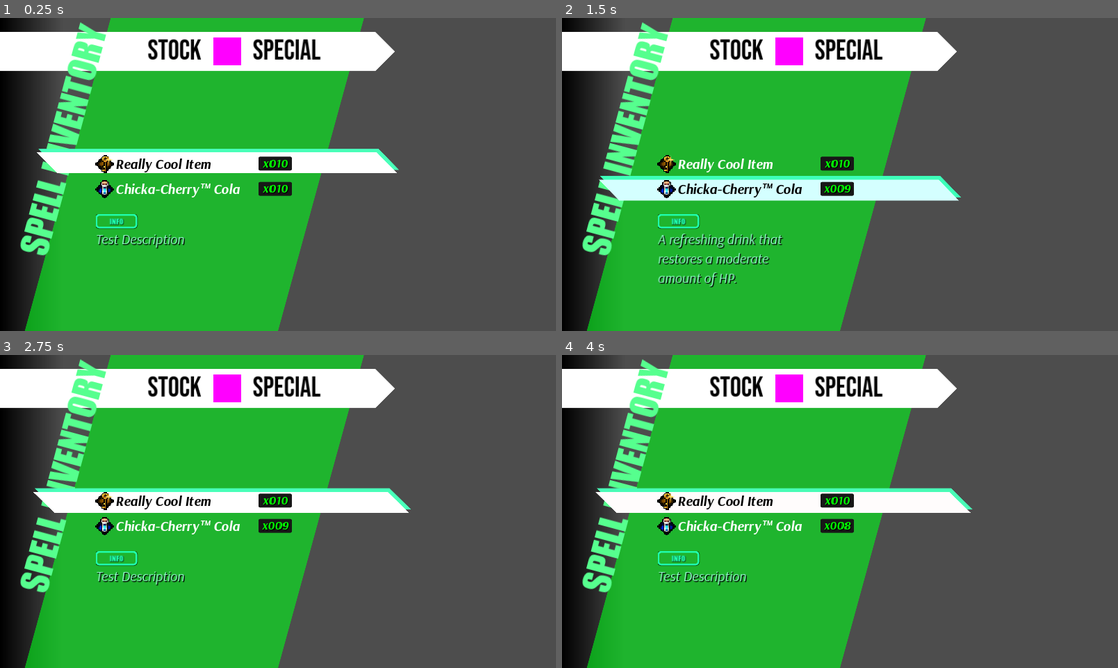
Above: before the commit, frames 1-4 (two rows, left to right).
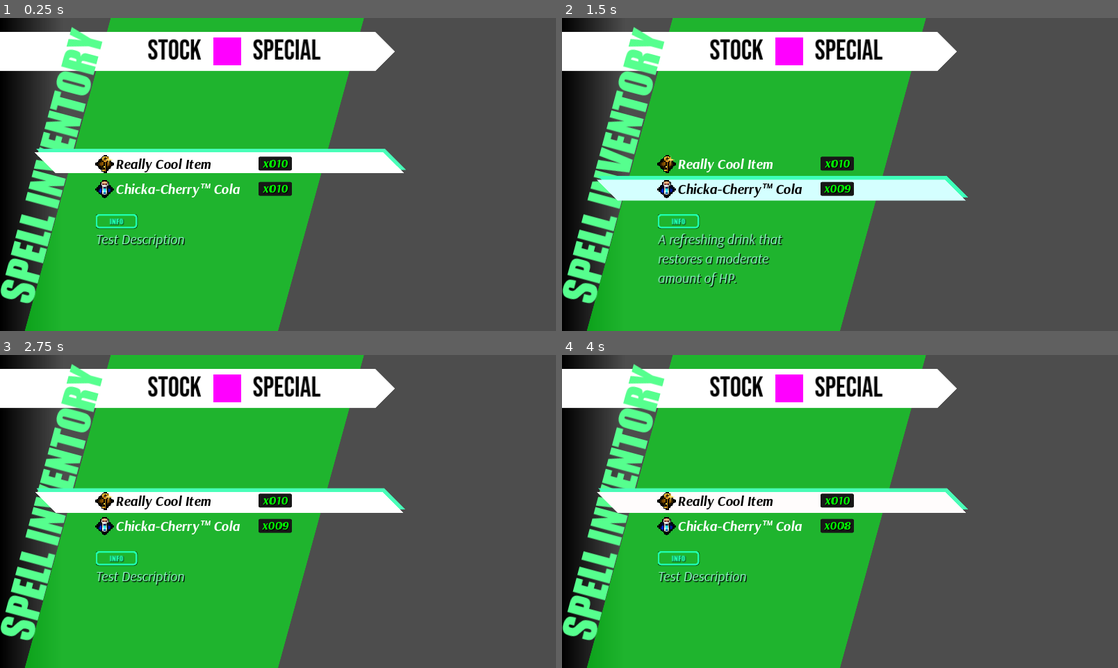
Above: after the commit, the same moments.

Repository: btarg/GodotRPG
Game: Godot game, scene res://Assets/ui.tscn
Same seed, same stepped clock (60 frames per second), same inputs: the game is played once before the commit and once after it.
Inputs:
- Up to frame 1 (0.25 s): no input
- Up to frame 2 (1.5 s): click "Really Cool Item" at 0.5 s; click "Chicka-Cherry™️ Cola" at 1.25 s
- Up to frame 3 (2.75 s): click "Really Cool Item" at 2 s
- Up to frame 4 (4 s): click "Chicka-Cherry™️ Cola" at 2.75 s; click "Really Cool Item" at 3.5 s

The runs differ from the first frame. In frame 1, 3.7% of the frame differs, in the area x 0-73%, y 1-92%; in frame 2, 3.7%; in frame 3, 3.7%; in frame 4, 3.7%.

Commit message:
caching

Diff:
--- a/Assets/InventoryMenuManager.gd
+++ b/Assets/InventoryMenuManager.gd
@@ -15,7 +15,15 @@
 var empty_string := "- NO ITEMS IN INVENTORY -"
 
 @onready var item_inventory := Inventory.new()
-@onready var select_panel := $SelectPanel as Panel
+@onready var select_panel := %SelectPanel as Panel
+@onready var item_description := %item_description as Label
+@onready var inventory_elements := %InventoryElements as VBoxContainer
+
+# Cache sounds
+@onready var hover_sound := $hover_sound as AudioStreamPlayer
+@onready var click_sound := $click_sound as AudioStreamPlayer
+@onready var denied_sound := $denied_sound as AudioStreamPlayer
+@onready var inventory_use_sound := $inventory_use_sound as AudioStreamPlayer
 
 func _ready() -> void:
     # Disable the select select_panel by default
@@ -28,33 +36,34 @@
     item_inventory.add_item(test_item, 10)
     item_inventory.add_item(test_item2, 10)
 
-func test() -> void:
-    print("Hello from InventoryMenuManager")
-
-func _physics_process(delta) -> void:
-    # lerp the select_panel color back to white for when we change colour on select
-    select_panel.self_modulate = select_panel.self_modulate.lerp(Color.WHITE, 0.15)
-
+func _physics_process(_delta) -> void:
     if selected_button:
         var selected_y := roundf(selected_button.global_position.y)
         var panel_y := roundf(select_panel.global_position.y)
 
+        # lerp the select_panel color back to white for when we change colour on select
+        select_panel.self_modulate = select_panel.self_modulate.lerp(Color.WHITE, 0.15)
+
         if selected_y == panel_y:
             is_moving = false
 
-            # slowly pulse
-            select_panel.scale = Vector2(1.0 + sin(Time.get_ticks_msec() * 0.01) * 0.025, 1.0)
+            # slowly pulse using lerp for smoother transition
+            var pulse_scale := 1.0 + sin(Time.get_ticks_msec() * 0.01) * 0.025
+            select_panel.scale = select_panel.scale.lerp(Vector2(pulse_scale, 1.0), 0.1)
         else:
             is_moving = true
 
             var target_y: float = selected_y - panel_y
             # Move the select select_panel towards the selected button
             select_panel.global_position.y += target_y * 0.25
+
+            # lerp the select select_panel scale to 1.0 quickly
+            select_panel.scale = select_panel.scale.lerp(Vector2(1.0, 1.0), 0.25)
     else:
         # Move offscreen
         select_panel.global_position.y = -1000
         is_moving = false
-        %item_description.text = empty_string
+        item_description.text = empty_string
 
 # recursively get all children that are buttons of the root node
 func _get_button_children(root_node: Node) -> Array:
@@ -73,12 +82,12 @@
 
 func _handleButtonFocus(button: Button) -> void:
     button.grab_focus()
-    %item_description.text = item_inventory.get_item(button.name).item_description
+    item_description.text = item_inventory.get_item(button.name).item_description
     # Check if the button is already focused
     if selected_button == button:
         return
     selected_button = button
-    $hover_sound.play()
+    hover_sound.play()
 
 func update_inventory(item: BaseInventoryItem, count: int, is_new_item: bool) -> void:
     print("Updating item_inventory: " + item.item_name + " x" + str(count))
@@ -90,7 +99,7 @@
 
 func remove_item_button(item: BaseInventoryItem) -> void:
     var button = item_button_map[item.item_id]
-    %InventoryElements.remove_child(button)
+    inventory_elements.remove_child(button)
     item_button_map.erase(item.item_id)
     # If the removed button was the selected button,
     # try to focus the next button in the list or
@@ -120,7 +129,7 @@
         # Set count label for new item
         _update_count_label(new_button, count)
 
-        %InventoryElements.add_child(new_button)
+        inventory_elements.add_child(new_button)
         item_button_map[item.item_id] = new_button
 
         # Connect signals for the new button
@@ -150,17 +159,17 @@
     if status == BaseInventoryItem.UseStatus.CONSUMED_HP or status == BaseInventoryItem.UseStatus.CONSUMED_MP:
         print("Item consumed")
         item_inventory.remove_item(item_id, 1)
-        $inventory_use_sound.set_stream(item.get_use_sound())
-        $inventory_use_sound.play()
+        inventory_use_sound.set_stream(item.get_use_sound())
+        inventory_use_sound.play()
         _flash_select_panel(true)
 
     elif status == BaseInventoryItem.UseStatus.CANNOT_USE:
         print("Item cannot be used")
-        $denied_sound.play()
+        denied_sound.play()
         _flash_select_panel(false)
     elif status == BaseInventoryItem.UseStatus.EQUIPPED:
         print("Item equipped")
-        $click_sound.play()
+        click_sound.play()
         _flash_select_panel(true)
 
 func _flash_select_panel(success: bool = true) -> void:
--- a/Assets/Themes/theme.tres
+++ b/Assets/Themes/theme.tres
@@ -13,7 +13,6 @@
 content_margin_left = 0.0
 
 [sub_resource type="StyleBoxEmpty" id="StyleBoxEmpty_h8dhs"]
-content_margin_left = 0.0
 
 [sub_resource type="StyleBoxEmpty" id="StyleBoxEmpty_bjn4s"]
 content_margin_left = 0.0
@@ -52,8 +51,8 @@
 Button/colors/font_color = Color(1, 1, 1, 1)
 Button/colors/font_focus_color = Color(0, 0, 0, 1)
 Button/colors/font_hover_color = Color(0, 0, 0, 1)
-Button/colors/font_pressed_color = Color(0.0747628, 0.233193, 0.294033, 1)
-Button/colors/icon_hover_pressed_color = Color(0.0745098, 0.231373, 0.294118, 1)
+Button/colors/font_hover_pressed_color = Color(0.164706, 0.419608, 0.501961, 1)
+Button/colors/font_pressed_color = Color(0.164706, 0.419608, 0.501961, 1)
 Button/font_sizes/font_size = 28
 Button/fonts/font = ExtResource("1_wxmjr")
 Button/styles/disabled = SubResource("StyleBoxEmpty_1e3dm")
--- a/Assets/ui.tscn
+++ b/Assets/ui.tscn
@@ -181,14 +181,14 @@
 
 [node name="Label" type="Label" parent="InventoryUI"]
 layout_mode = 2
-offset_left = 16.0
-offset_top = 552.0
-offset_right = 607.0
-offset_bottom = 663.0
+offset_left = -56.0
+offset_top = 712.0
+offset_right = 750.0
+offset_bottom = 860.0
 rotation = -1.309
 theme_override_colors/font_color = Color(0.337255, 1, 0.556863, 1)
 theme_override_fonts/font = ExtResource("2_gu8wa")
-theme_override_font_sizes/font_size = 81
+theme_override_font_sizes/font_size = 96
 text = "SPELL INVENTORY"
 horizontal_alignment = 1
 vertical_alignment = 1
--- a/Scripts/Inventory/InventoryManager.gd
+++ b/Scripts/Inventory/InventoryManager.gd
@@ -12,15 +12,15 @@
 func _on_item_used(status: BaseInventoryItem.UseStatus) -> void:
     match status:
         BaseInventoryItem.UseStatus.CONSUMED_HP:
-            print("Item used to restore HP")
+            print("SIGNAL: Item used to restore HP")
         BaseInventoryItem.UseStatus.CONSUMED_MP:
-            print("Item used to restore MP")
+            print("SIGNAL: Item used to restore MP")
         BaseInventoryItem.UseStatus.CANNOT_USE:
-            print("Item cannot be used")
+            print("SIGNAL: Item cannot be used")
         BaseInventoryItem.UseStatus.EQUIPPED:
-            print("Item equipped")
+            print("SIGNAL: Item equipped")
         _:
-            print("Item used")
+            print("SIGNAL: Item used")
 
 # Function to add items to the inventory
 func add_item(item: BaseInventoryItem, count: int = 1) -> void:
--- a/Scripts/Inventory/Item.gd
+++ b/Scripts/Inventory/Item.gd
@@ -65,13 +65,18 @@
             return null
 
 func use() -> UseStatus:
-    if item_type == ItemType.CONSUMABLE_HP:
-        print("HP Item used: %s" % item_name)
-        emit_signal("item_used", UseStatus.CONSUMED_HP)
-        return UseStatus.CONSUMED_HP
-    elif item_type == ItemType.CONSUMABLE_MP:
-        print("MP Item used: %s" % item_name)
-        return UseStatus.CONSUMED_MP
-    else:
-        print("Item cannot be consumed: %s" % item_name)
-        return UseStatus.CANNOT_USE
+    var status: UseStatus
+
+    match item_type:
+        ItemType.CONSUMABLE_HP:
+            print("HP Item used: %s" % item_name)
+            status = UseStatus.CONSUMED_HP
+        ItemType.CONSUMABLE_MP:
+            print("MP Item used: %s" % item_name)
+            status = UseStatus.CONSUMED_MP
+        _:
+            print("Item cannot be consumed: %s" % item_name)
+            status = UseStatus.CANNOT_USE
+
+    emit_signal("item_used", status)
+    return status
